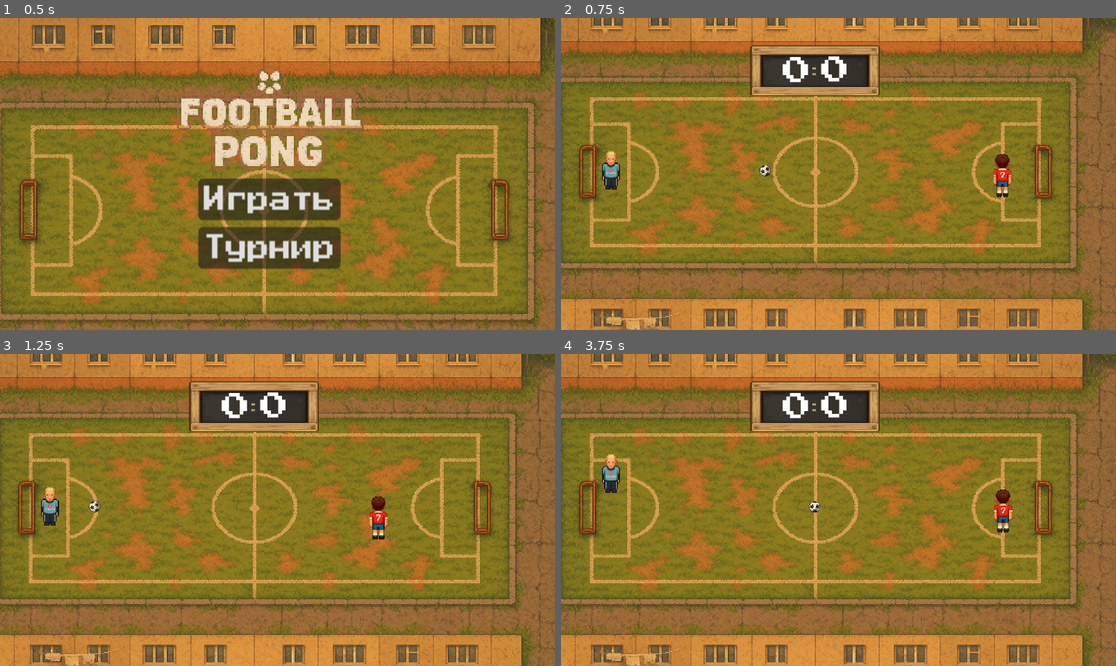
Above: before the commit, frames 1-4 (two rows, left to right).
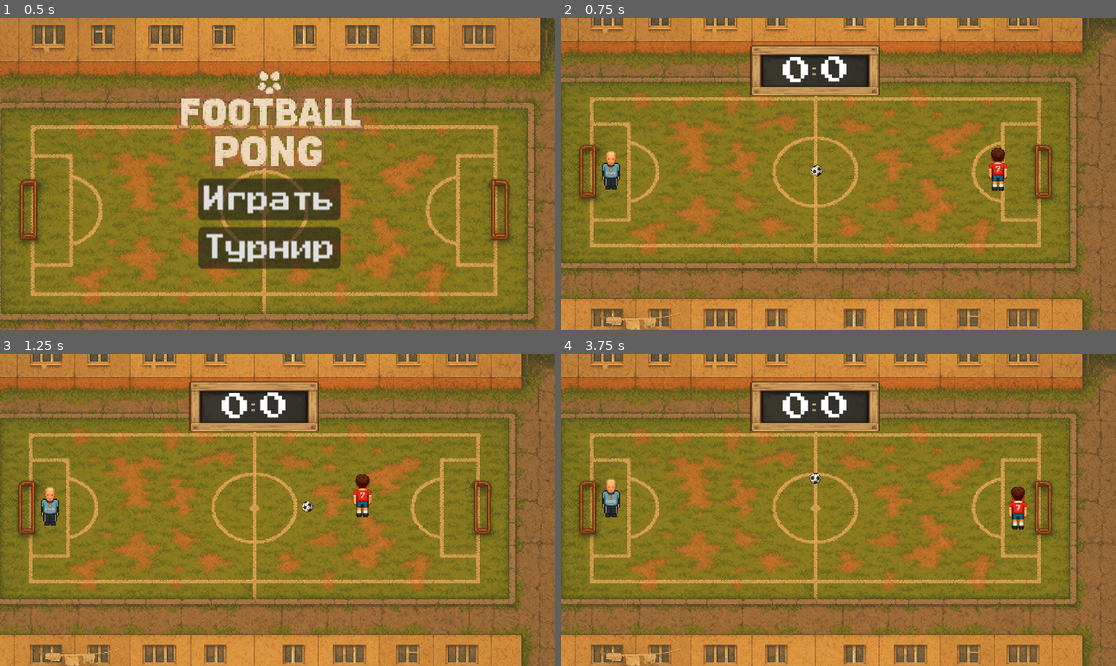
Above: after the commit, the same moments.

Repository: supervi5w4/footballpong
Game: Godot game, scene res://scenes/menu.tscn
Same seed, same stepped clock (60 frames per second), same inputs: the game is played once before the commit and once after it.
Inputs:
- Up to frame 1 (0.5 s): no input
- Up to frame 2 (0.75 s): click "Играть" at 0.5 s
- Up to frame 3 (1.25 s): no input
- Up to frame 4 (3.75 s): hold Right (ui_right) 1.28-2.03 s; hold Down (ui_down) 2.03-2.78 s; hold Right (ui_right) 2.78-3.53 s; hold Up (ui_up) from 3.53 s (still down)

Frame 1 is identical in both runs. In frame 2, 0.6% of the frame differs, in the area x 35-82%, y 41-58%; in frame 3, 0.9%; in frame 4, 1.3%, in the area x 7-84%, y 32-58%.

Commit message:
Add files via upload

Diff:
--- a/scenes/game.gd
+++ b/scenes/game.gd
@@ -21,7 +21,7 @@
 		var score: Object = Engine.get_singleton("Score")
 		if score.has_signal("score_changed"):
 			score.score_changed.connect(_update_scoreboard)
-		_update_scoreboard()
+	reset_round()
 
 
 func _update_scoreboard(_left: int = 0, _right: int = 0) -> void:
